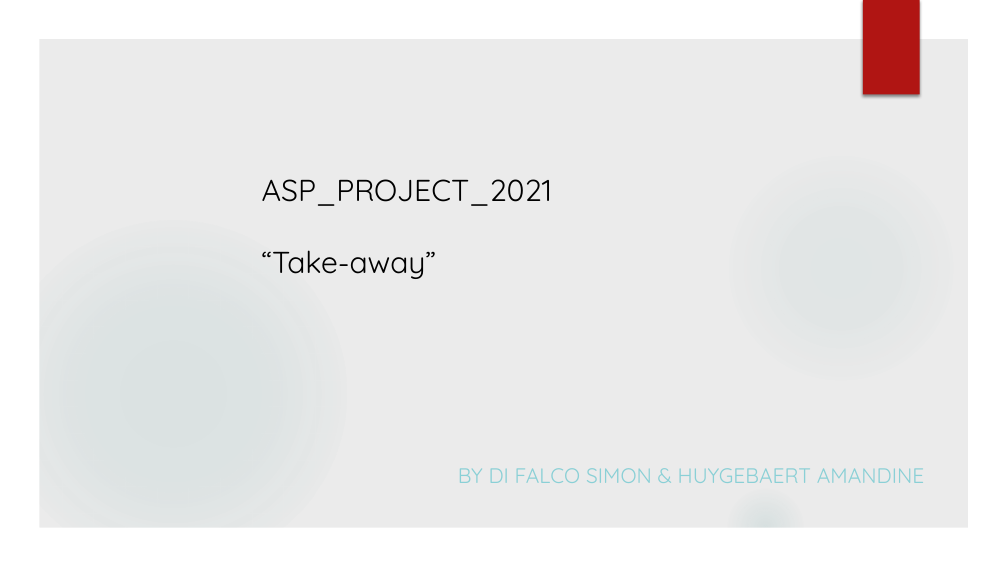
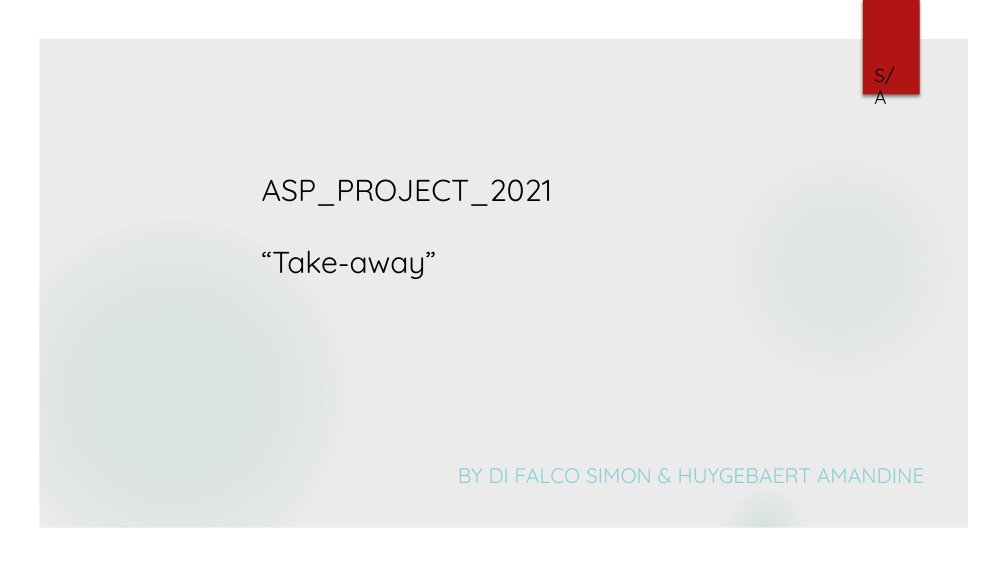
Before and after one commit to simondifalco13/ASP_Project_2021, a slide deck: slide 1 of commun/Réunion 10/PPDiFalcoHuygebaert.pptx. Drawn at 1008x567 pixels with LibreOffice and Linux fonts; fonts in the diff are those of the drawing; background and template pictures are left out. Boxes give left, top, right and bottom in pixels: in the first picture for what was removed or moved away, otherwise in the second. Text is boxed around its words. In the diff, an @@ line names an element or a change of style, - is before the commit and + after.

```diff
--- a/commun/Réunion 10/PPDiFalcoHuygebaert.pptx
+++ b/commun/Réunion 10/PPDiFalcoHuygebaert.pptx
@@ text added at (874,67,894,110), 18 pt, text #000000 @@
+S/A
```
Also in this commit, not shown: 10 other slides changed, 1 slide added, 1 other file.
